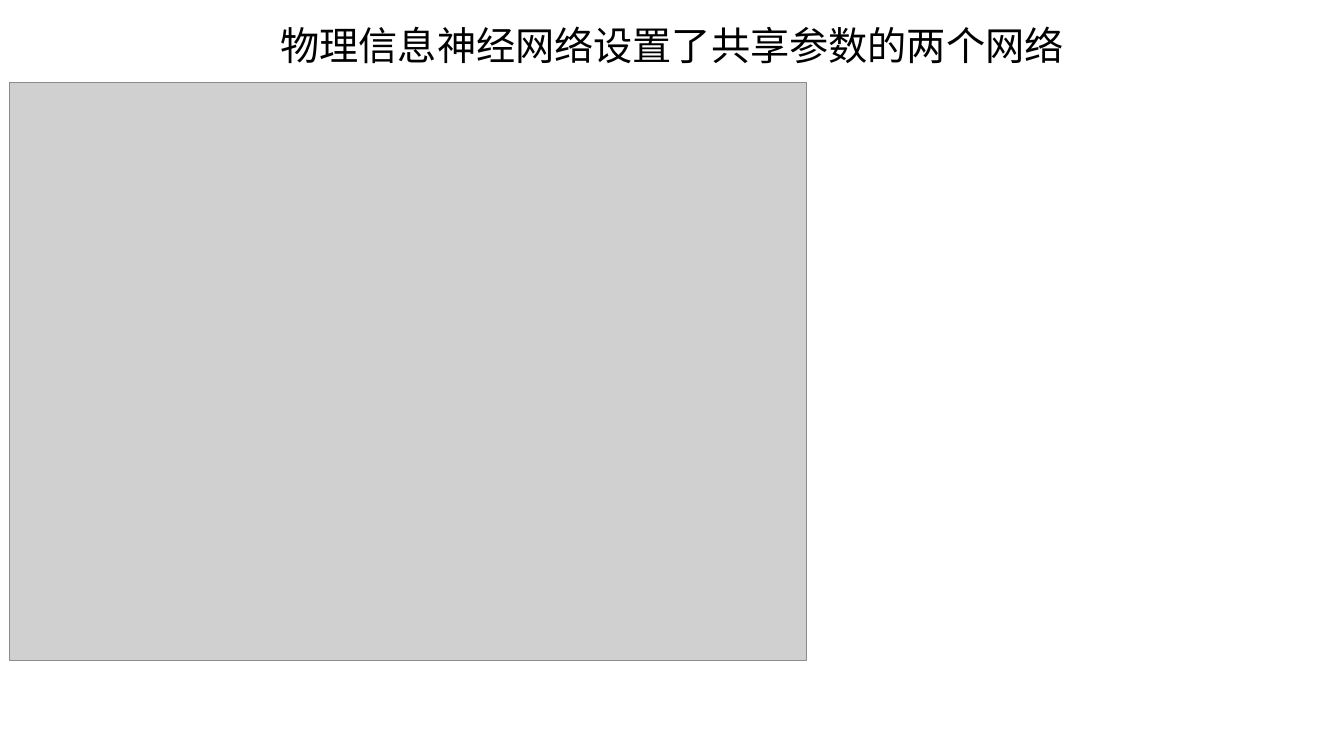
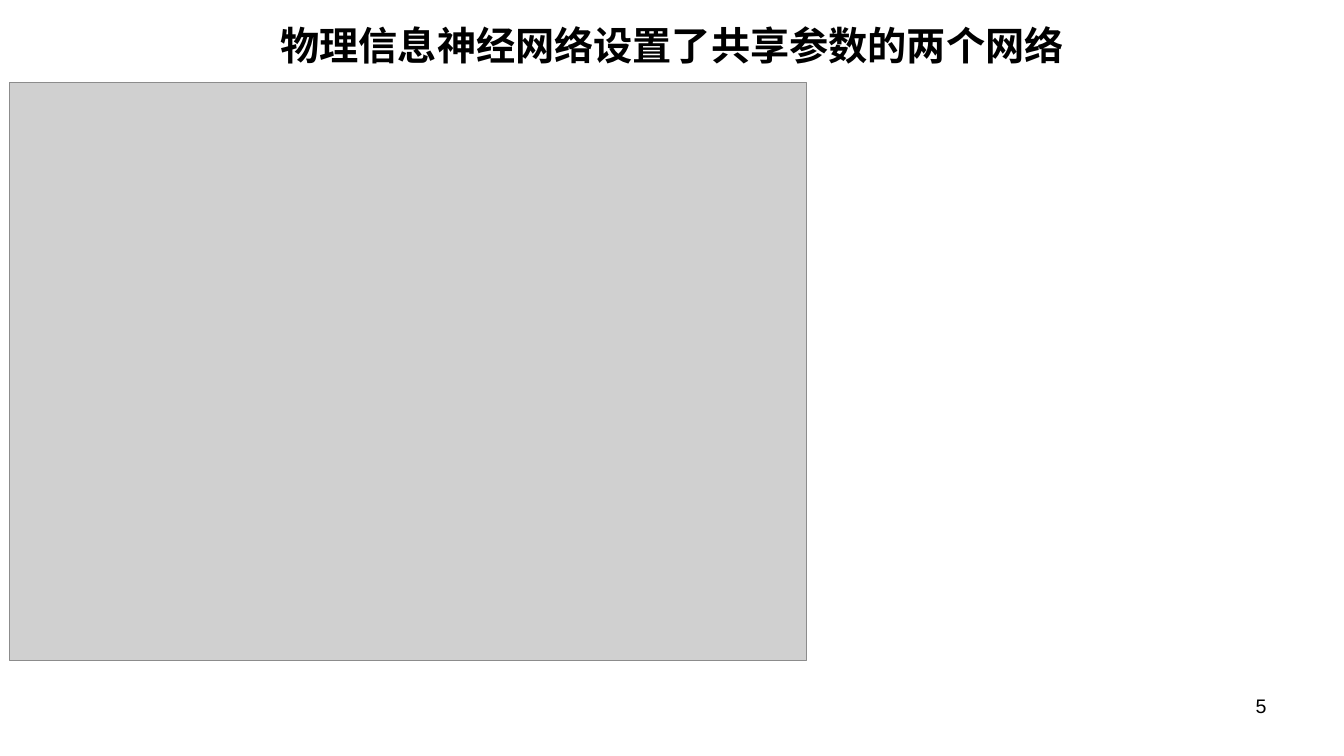
Before and after one commit to MouXuanKang/SoundFieldINN, a slide deck: slide 5 of Presentation.pptx (slide 6 before the commit). Drawn at 1344x756 pixels with LibreOffice and Linux fonts; fonts in the diff are those of the drawing; grey boxes stand for pictures; background and template pictures are left out. Boxes give left, top, right and bottom in pixels: in the first picture for what was removed or moved away, otherwise in the second. Text is boxed around its words. In the diff, an @@ line names an element or a change of style, - is before the commit and + after.

```diff
--- a/Presentation.pptx
+++ b/Presentation.pptx
@@ text "物理信息神经网络设置了共享参数的两个网络" at [281, 26, 1064, 64]: bold on @@
@@ page number added at [1256, 699, 1267, 714], 14 pt, text #000000 @@
+5
```
Also in this commit, not shown: 7 other slides changed, 4 slides added, 5 slides removed.
